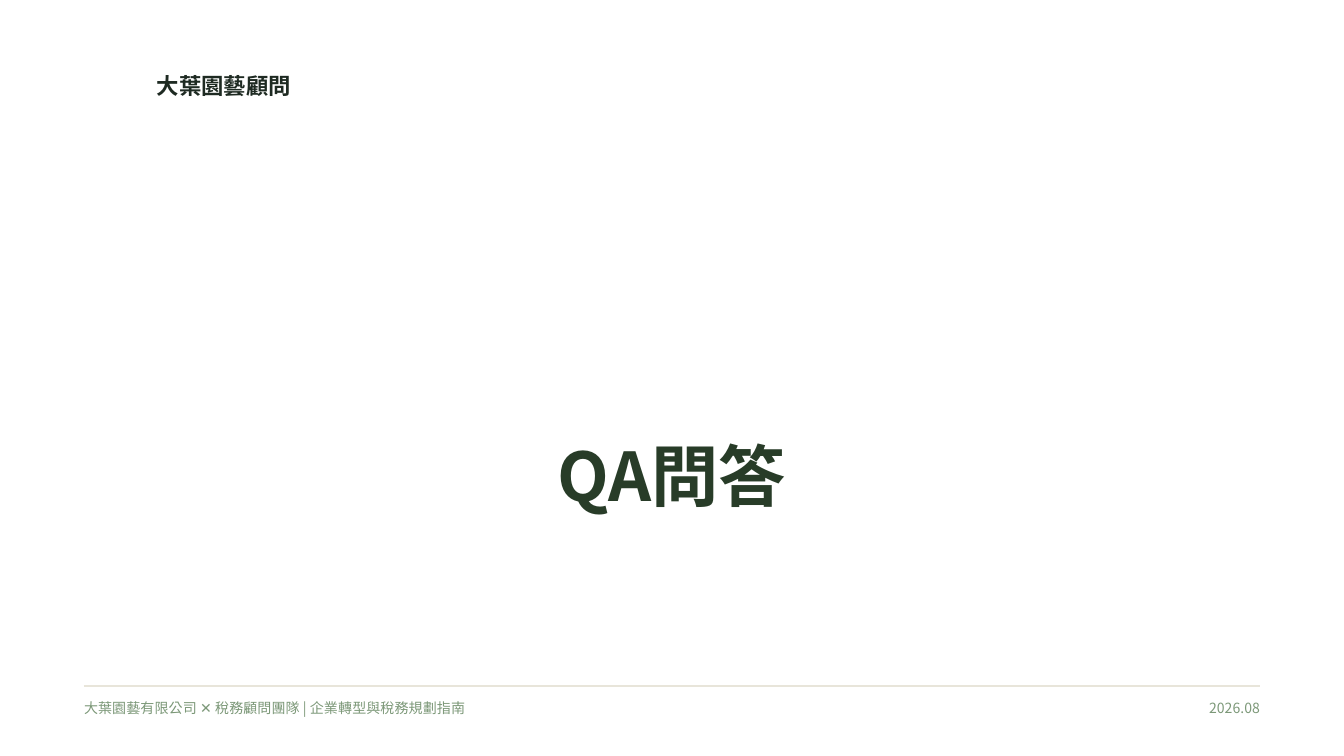
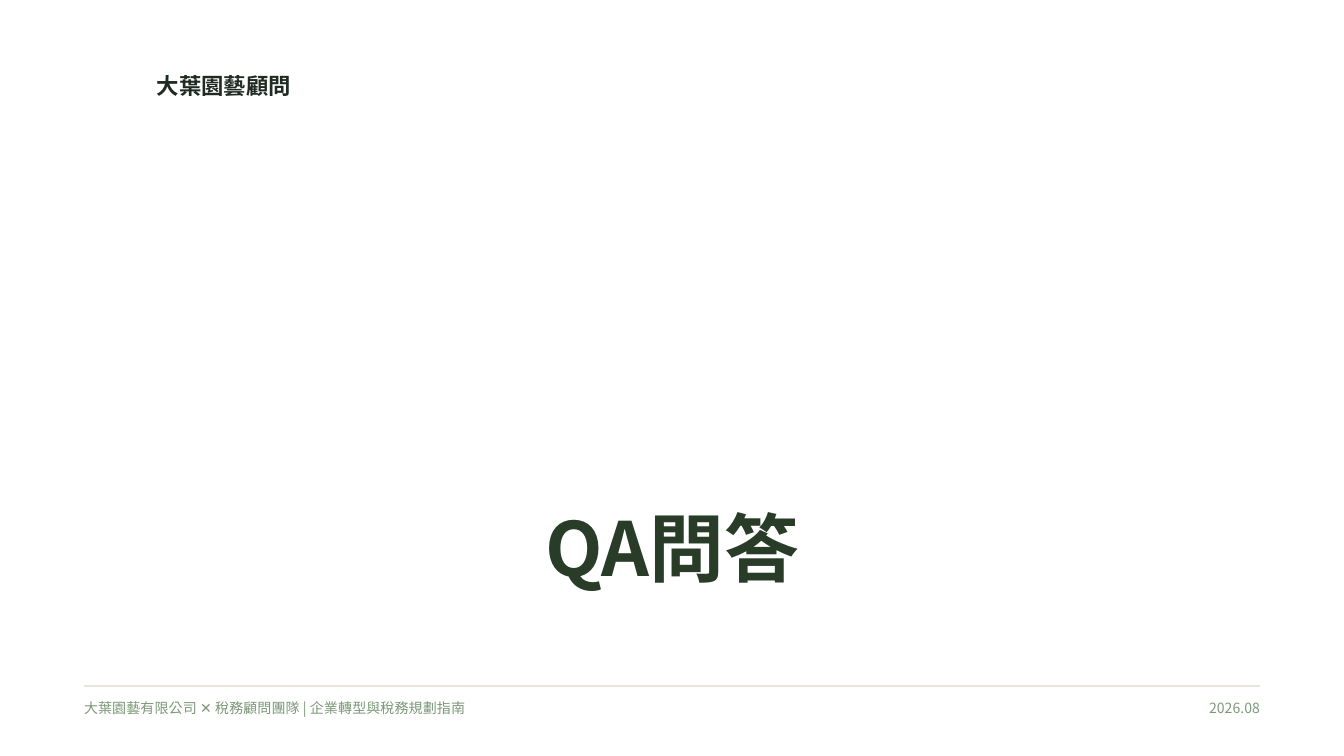
Before and after one commit to qwerty10218/horticulture-tax-case, a slide deck: slide 5 of 大葉園藝_公司設立與首年稅務規劃_v3_Formatted.pptx. Drawn at 1344x756 pixels with LibreOffice and Linux fonts; fonts in the diff are those of the drawing. Boxes give left, top, right and bottom in pixels: in the first picture for what was removed or moved away, otherwise in the second. Text is boxed around its words. In the diff, an @@ line names an element or a change of style, - is before the commit and + after.

Commit message:
Fix PPTX layout corruption and correctly add Members Table

```diff
--- a/大葉園藝_公司設立與首年稅務規劃_v3_Formatted.pptx
+++ b/大葉園藝_公司設立與首年稅務規劃_v3_Formatted.pptx
@@ title "QA問答": place and size @@
-title "QA問答" at <box>46,227,46,227</box>
+title "QA問答" at <box>545,512,799,591</box>
@@ title "QA問答" at <box>545,512,799,591</box>: size 36 to 40 pt @@
```
Also in this commit, not shown: 7 other slides changed.
